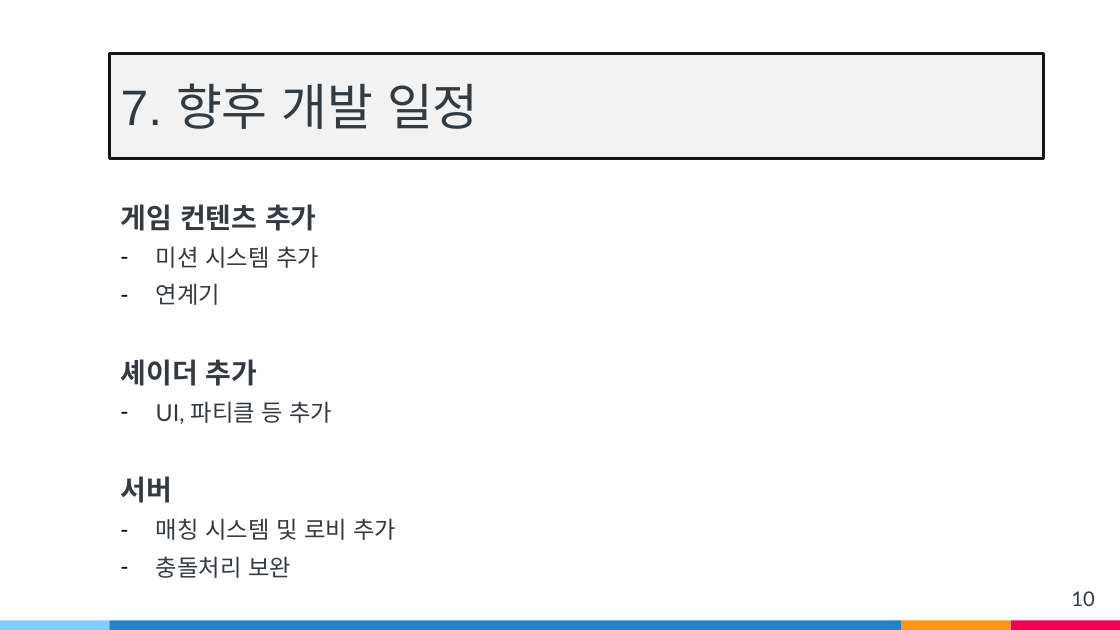
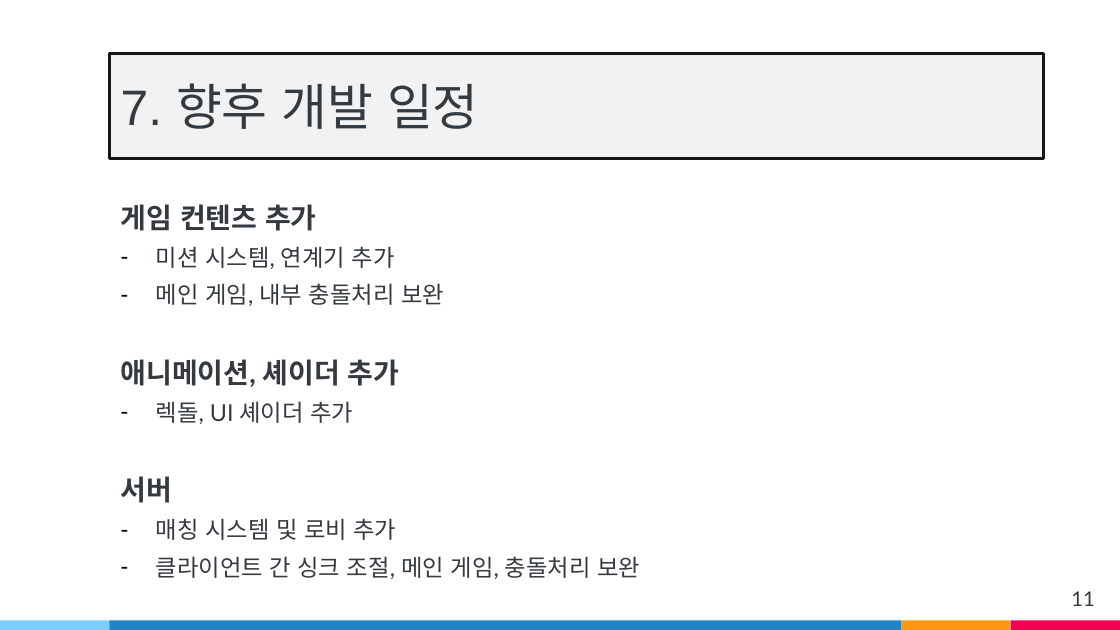
Before and after one commit to wsj2681/Anger_Control_Disoder, a slide deck: slide 11 of Capstone Design/발표자료/중간발표/v3.pptx (slide 10 before the commit). Drawn at 1120x630 pixels with LibreOffice and Linux fonts; fonts in the diff are those of the drawing. Boxes give left, top, right and bottom in pixels: in the first picture for what was removed or moved away, otherwise in the second. Text is boxed around its words. In the diff, an @@ line names an element or a change of style, - is before the commit and + after.

```diff
--- a/Capstone Design/발표자료/중간발표/v3.pptx
+++ b/Capstone Design/발표자료/중간발표/v3.pptx
@@ text at [121, 246, 444, 424]: text changed @@
-– 미션 시스템 추가
-– 연계기
-셰이더 추가
-– UI, 파티클 등 추가
+– 미션 시스템, 연계기 추가
+– 메인 게임, 내부 충돌처리 보완
+애니메이션, 셰이더 추가
+– 렉돌, UI 셰이더 추가
@@ text at [156, 556, 640, 579]: text changed @@
-– 충돌처리 보완
+– 클라이언트 간 싱크 조절, 메인 게임, 충돌처리 보완
@@ page number at [1071, 591, 1094, 606]: text changed @@
-10
+11
```
Also in this commit, not shown: 6 other slides changed, 2 other files.
